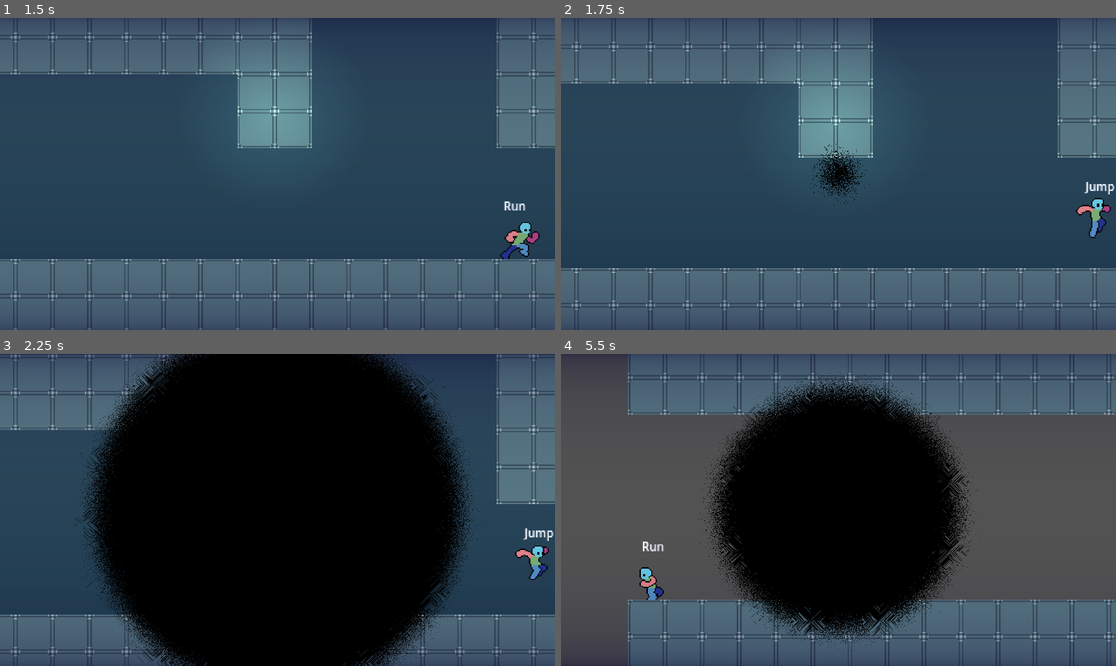
Above: before the commit, frames 1-4 (two rows, left to right).
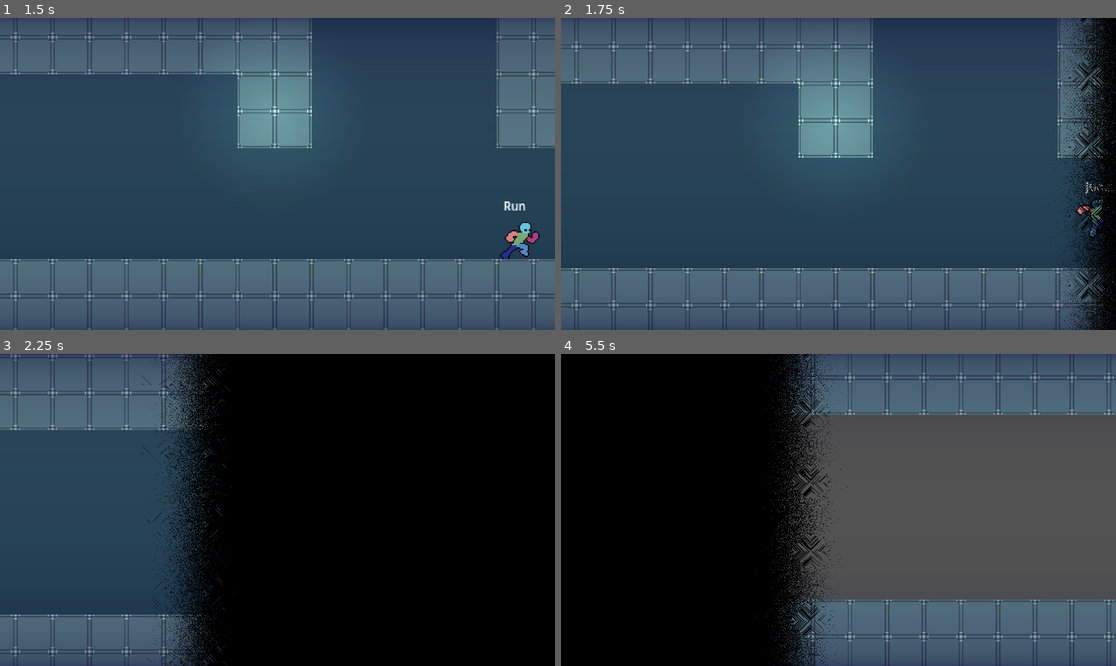
Above: after the commit, the same moments.

Repository: TianJunShi1/harry-forge
Game: Godot game, scene res://main.tscn
Two runs of this game, one before a commit and one after it. Both use one fixed random seed, a clock stepped at 60 frames per second and the inputs below.
Inputs (mouse positions are in pixels of both pictures, inside the frame that each line leads up to):
- Up to frame 1 (1.5 s): move the mouse to (399, 158) at 0.52 s; hold D (right) from 0.53 s (still down); tap E (action) at 0.6 s; tap Space (jump) at 0.77 s; move the mouse to (166, 189) at 1.27 s; tap Shift (run) at 1.35 s
- Up to frame 2 (1.75 s): keep holding D (right); tap Space (jump) at 1.52 s
- Up to frame 3 (2.25 s): move the mouse to (333, 441) at 2.02 s; release D (right) at 2.03 s; hold A (left) from 2.03 s (still down); tap E (action) at 2.1 s
- Up to frame 4 (5.5 s): move the mouse to (810, 572) at 2.77 s; release A (left) at 2.78 s; hold D (right) 2.78-4.28 s; tap Shift (run) at 2.85, 4.35 s; tap Space (jump) at 3.02, 3.77, 4.52 s; move the mouse to (1005, 556) at 3.52 s; tap E (action) at 3.6, 5.1 s; move the mouse to (672, 463) at 4.27 s; hold A (left) 4.28-5.03 s; move the mouse to (866, 510) at 5.02 s; hold D (right) from 5.03 s (still down)

Frame 1 is identical in both runs. In frame 2, 6.8% of the frame differs, in the area x 44-100%, y 0-100%; in frame 3, 36%; in frame 4, 54%, in the area x 0-76%, y 0-100%.

Commit message:
fix: 恢复速度自动检测方向，保留溶解边缘噪声参数
用户需要方向性擦除（速度检测）+ 溅射溶解边缘效果，而非径向模式。
override_direction 改回 false，direction 初始值改回 0，
噪声参数（rotation=45°, scroll=0.1, feathering=0, width=0.225）保持不变。

https://claude.ai/code/session_01Nep7k7bm9abyPcpCngC5Ws

Diff:
--- a/general/scripts/level_transition.gd
+++ b/general/scripts/level_transition.gd
@@ -14,10 +14,10 @@
 ## 设为 true 可在 grace 期内也触发（默认 false，防止落点反弹）
 @export var ignore_grace: bool = false
 ## 转场方向覆盖：勾选后使用下方手动方向，否则从玩家速度自动检测。
-@export var override_direction: bool = true
+@export var override_direction: bool = false
 ## 仅在 override_direction=true 时生效。
 ## 右/左/下/上：遮罩从该侧压来；径向：从屏幕中心向外溶解扩散。
-@export_enum("右", "左", "下", "上", "径向") var transition_direction: int = 4
+@export_enum("右", "左", "下", "上", "径向") var transition_direction: int = 0
 
 
 func _ready() -> void:
--- a/main.gd
+++ b/main.gd
@@ -28,7 +28,7 @@
 	mat.set_shader_parameter(&"shape_texture",    noise_tex)
 	mat.set_shader_parameter(&"factor",           0.0)
 	mat.set_shader_parameter(&"width",            0.225)
-	mat.set_shader_parameter(&"direction",        4)      # 径向
+	mat.set_shader_parameter(&"direction",        0)      # 初始值，运行时由 LevelManager 按速度覆盖
 	mat.set_shader_parameter(&"shape_tiling",     8.0)
 	mat.set_shader_parameter(&"shape_rotation",   45.0)
 	mat.set_shader_parameter(&"shape_scroll",     Vector2(0.1, 0.1))
